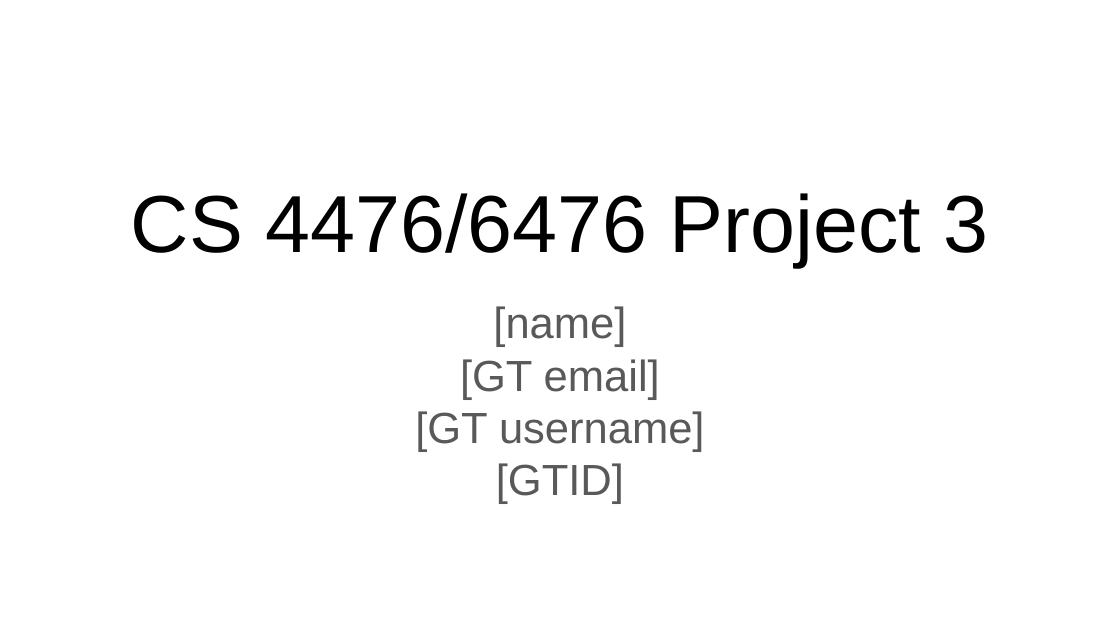
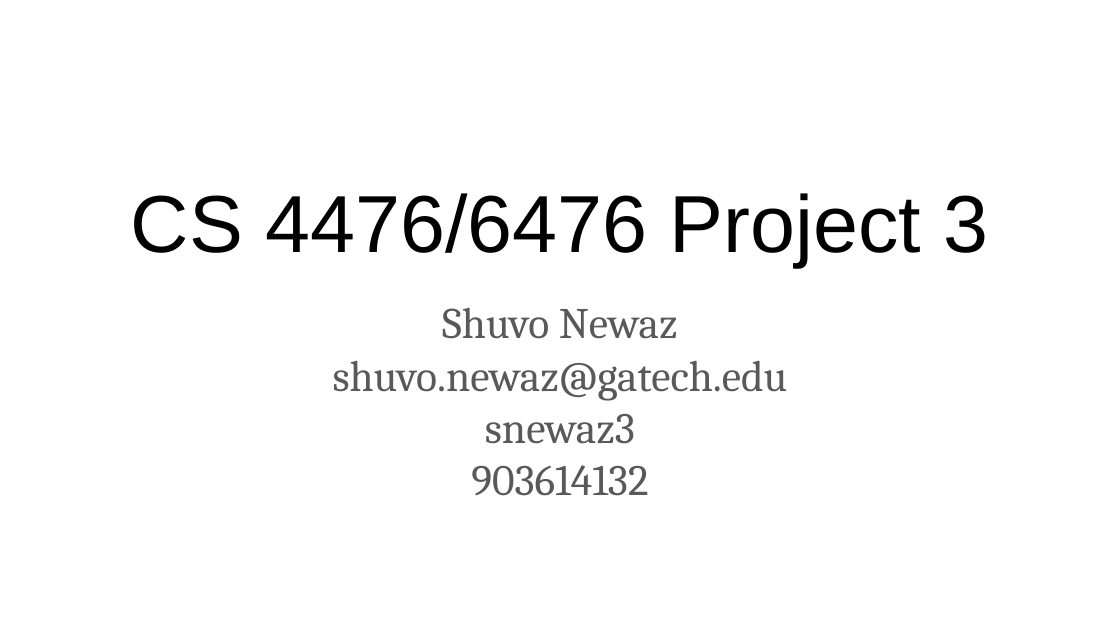
Before and after one commit to ShuvoNewaz/CS-6476-Projects-Fall2022, a slide deck: slide 1 of docs/proj3_template.pptx. Drawn at 1120x630 pixels with LibreOffice and Linux fonts; fonts in the diff are those of the drawing. Boxes give left, top, right and bottom in pixels: in the first picture for what was removed or moved away, otherwise in the second. Text is boxed around its words. In the diff, an @@ line names an element or a change of style, - is before the commit and + after.

```diff
--- a/docs/proj3_template.pptx
+++ b/docs/proj3_template.pptx
@@ text at (333, 307, 788, 496): text changed; font Arial to Cambria @@
-[name]
-[GT email]
-[GT username]
-[GTID]
+Shuvo Newaz
+shuvo.newaz@gatech.edu
+snewaz3
+903614132
```
Also in this commit, not shown: 3 other slides changed, 3 other files.
